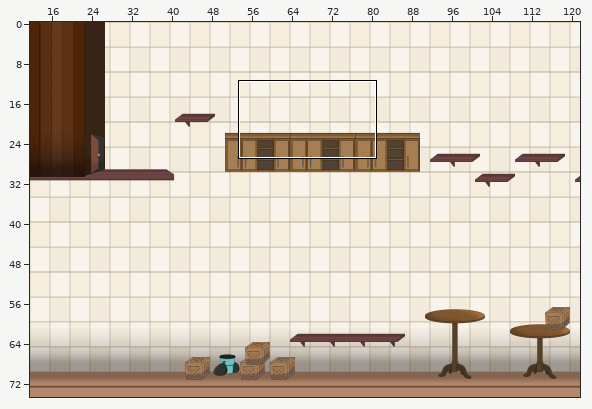
Tiled map, stored at android/assets/Cocina1.tmx. Above: a wide view before the commit, with the close-up outlined.
Close-up. Before:
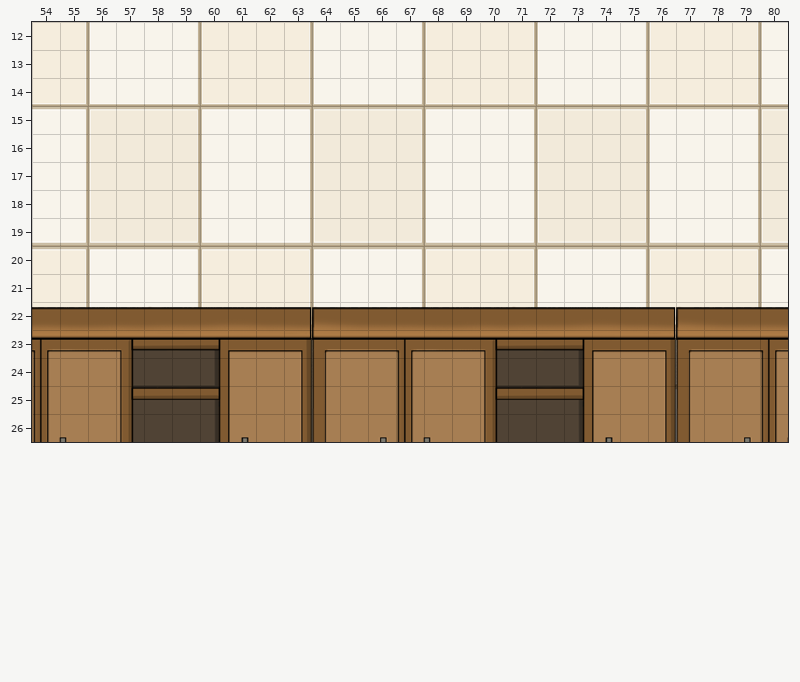
Cells are 45x45 px. Shown: x 54..80, y 12..26.
After:
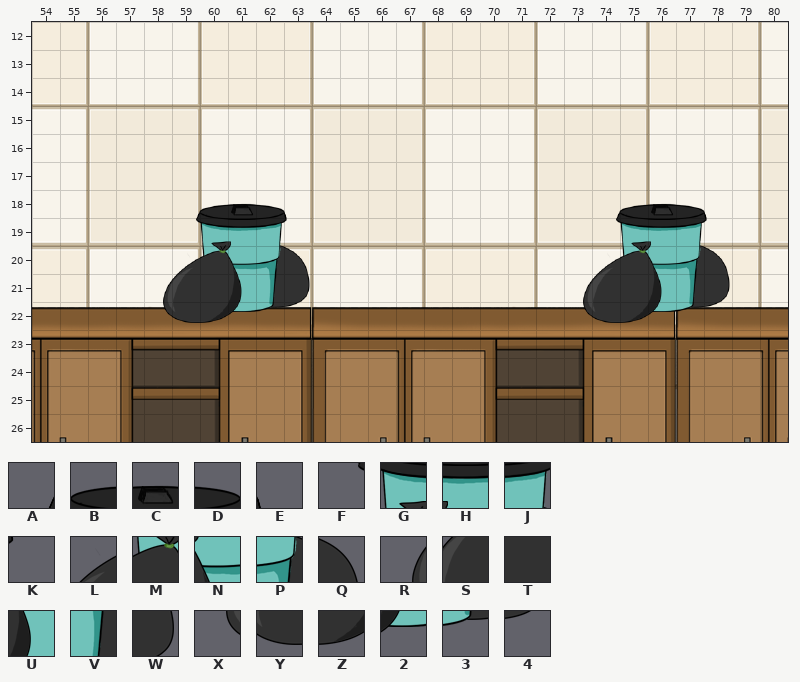
Key: from "Fondo Cocina": A 120, B 121, C 122, D 123, E 124, F 205, G 206, H 207, J 208, K 209, L 290, M 291, N 292, P 293, Q 294, R 374, S 375, T 376, U 377, V 378, W 379, X 459, Y 460, Z 461, 2 462, 3 463, 4 464.
_ is an empty cell, . an unchanged one.
Diff:
--- layer "DetallesFondo2"
@@ x 58..78 @@
-18 ._____.........._____
-19 ._____.........._____
-20 ._____.........._____
-21 ______.........______
-22 ______.........______
+18 .ABCDE..........ABCDE
+19 .FGHJK..........FGHJK
+20 .LMNPQ..........LMNPQ
+21 RSTUVW.........RSTUVW
+22 XYZ234.........XYZ234
